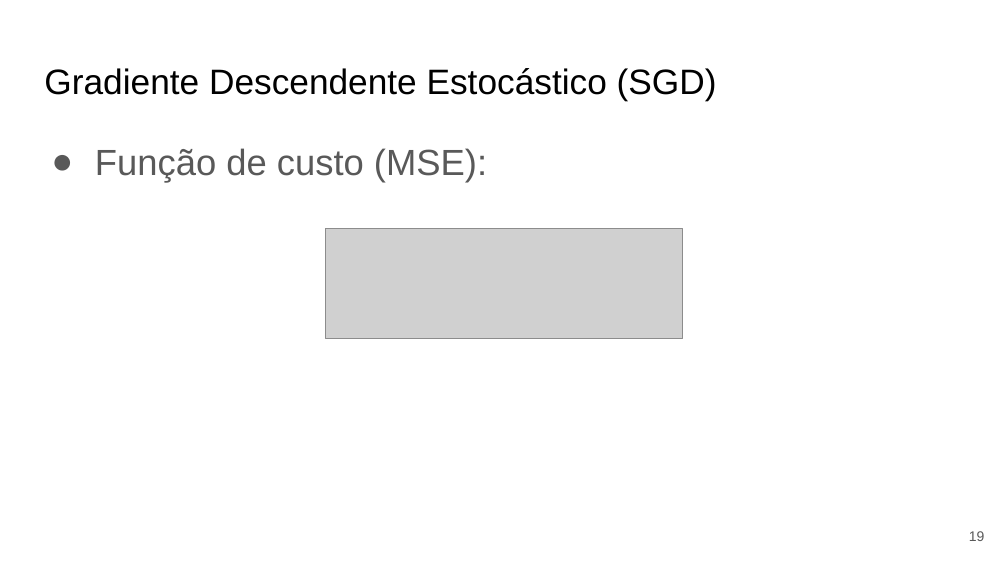
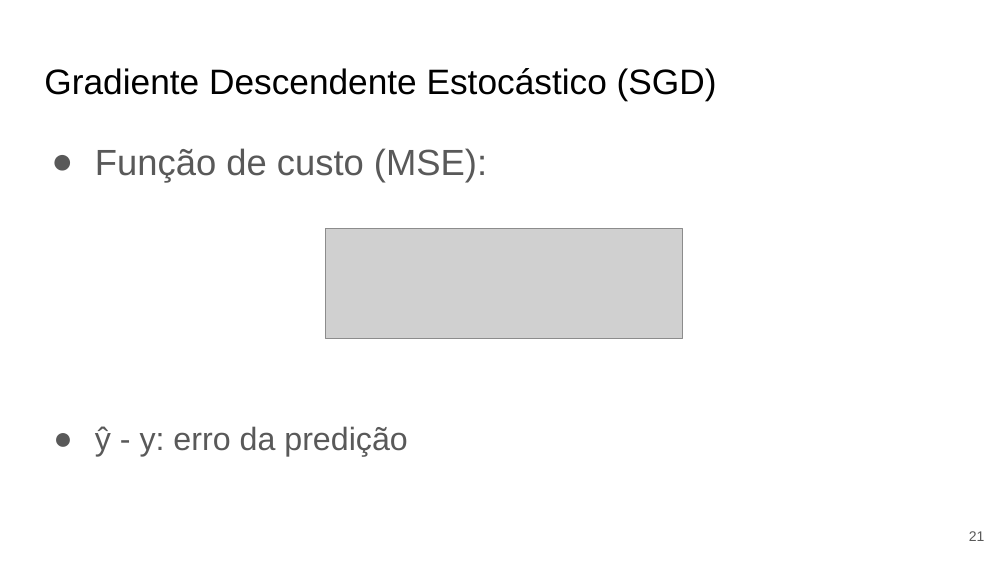
Before and after one commit to Redes-Neurais-2025-1/G5_DescidasGradiente_Fitting_Regularizacao, a slide deck: slide 21 of documentos/apresentacao.pptx (slide 19 before the commit). Drawn at 1008x567 pixels with LibreOffice and Linux fonts; fonts in the diff are those of the drawing; grey boxes stand for pictures. Boxes give left, top, right and bottom in pixels: in the first picture for what was removed or moved away, otherwise in the second. Text is boxed around its words. In the diff, an @@ line names an element or a change of style, - is before the commit and + after.

```diff
--- a/documentos/apresentacao.pptx
+++ b/documentos/apresentacao.pptx
@@ text added at [95, 426, 407, 457], 23 pt, text #595959 @@
+● ŷ - y: erro da predição
@@ page number at [969, 531, 985, 541]: text changed @@
-19
+21
```
Also in this commit, not shown: 23 other slides changed, 14 slides added, 4 slides removed, 1 other file.
